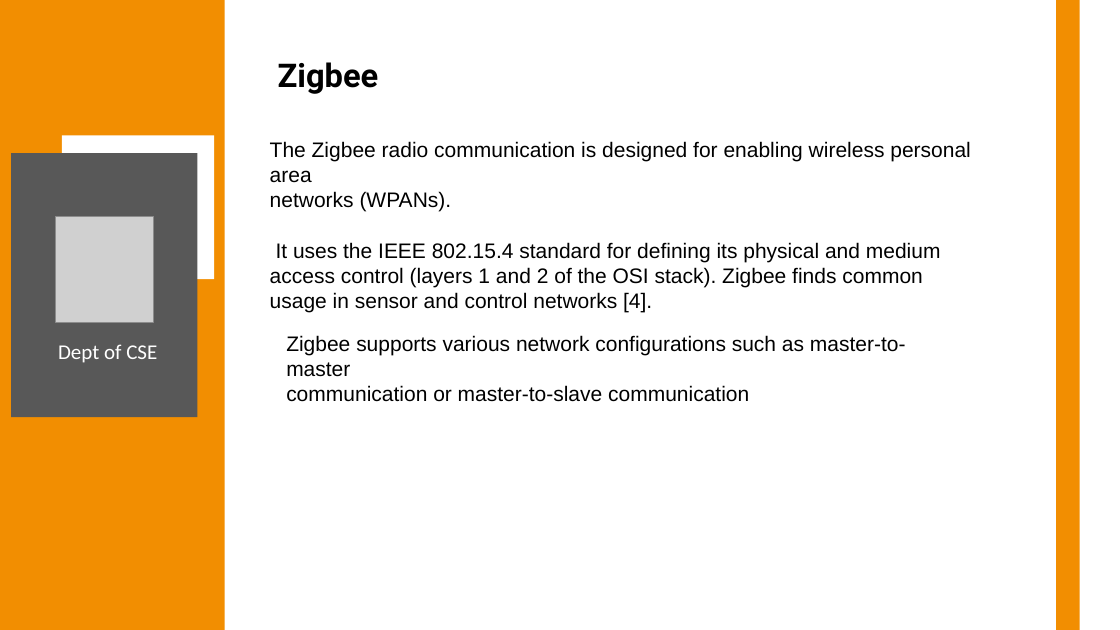
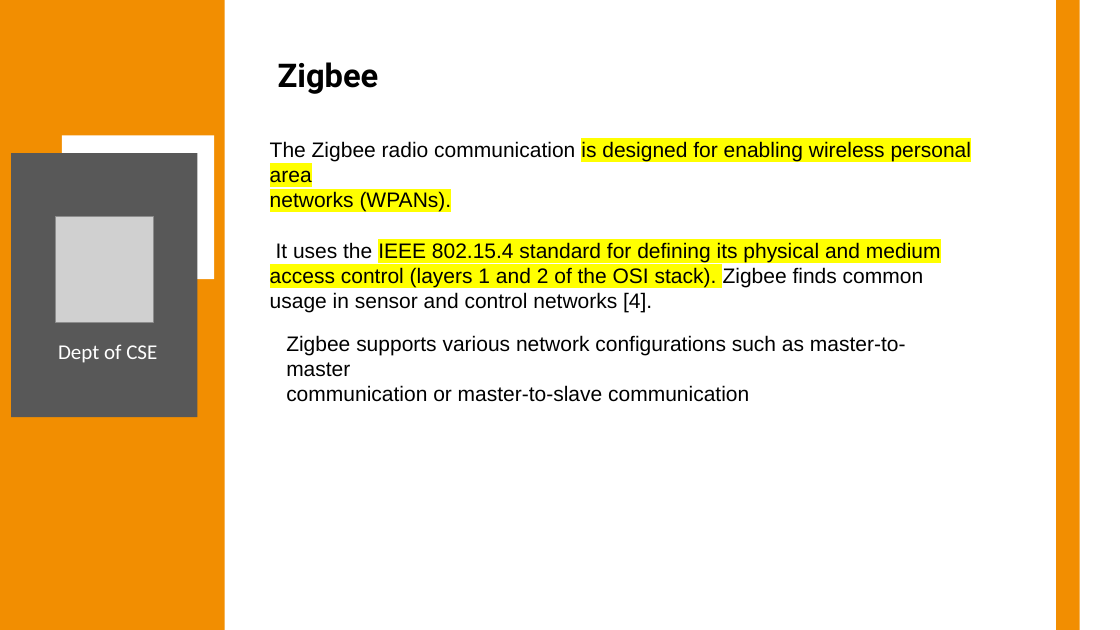
Before and after one commit to Anish202020/7th-Semester, a slide deck: slide 8 of 21 Schema Notes/Internet of Things/Module 4/Module4PPT.pptx. Drawn at 1120x630 pixels with LibreOffice and Linux fonts; fonts in the diff are those of the drawing; grey boxes stand for pictures. Boxes give left, top, right and bottom in pixels: in the first picture for what was removed or moved away, otherwise in the second. Text is boxed around its words. In the diff, an @@ line names an element or a change of style, - is before the commit and + after.

```diff
--- a/21 Schema Notes/Internet of Things/Module 4/Module4PPT.pptx
+++ b/21 Schema Notes/Internet of Things/Module 4/Module4PPT.pptx
@@ text "The Zigbee radio communication is ..." at (x1=270, y1=140, x2=972, y2=312): highlight none to #FFFF00 in "is designed for enabling wireless personal area", "networks (WPANs).", "IEEE 802.15.4 standard for defining its physical ..." @@
```
Also in this commit, not shown: 5 other files.
